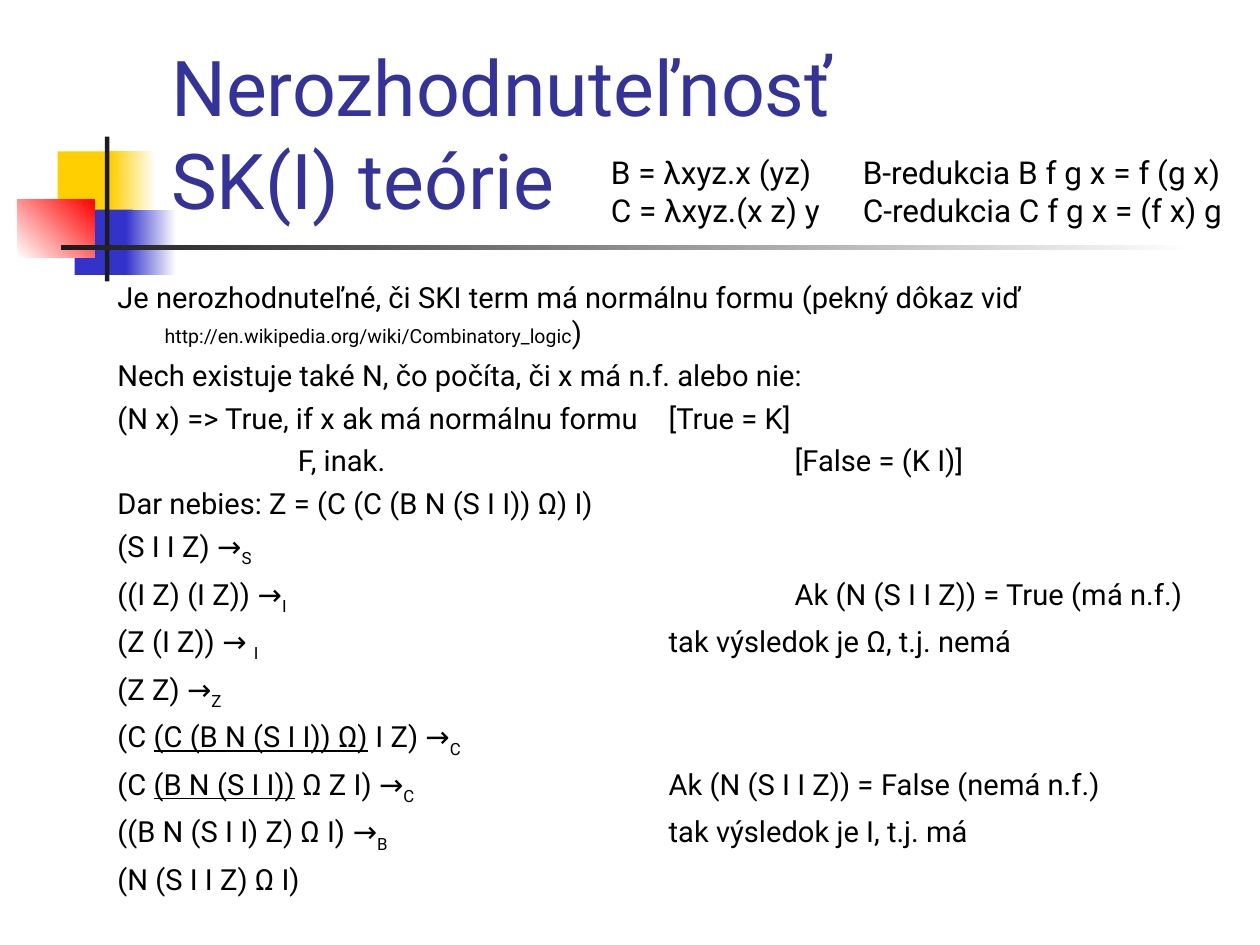
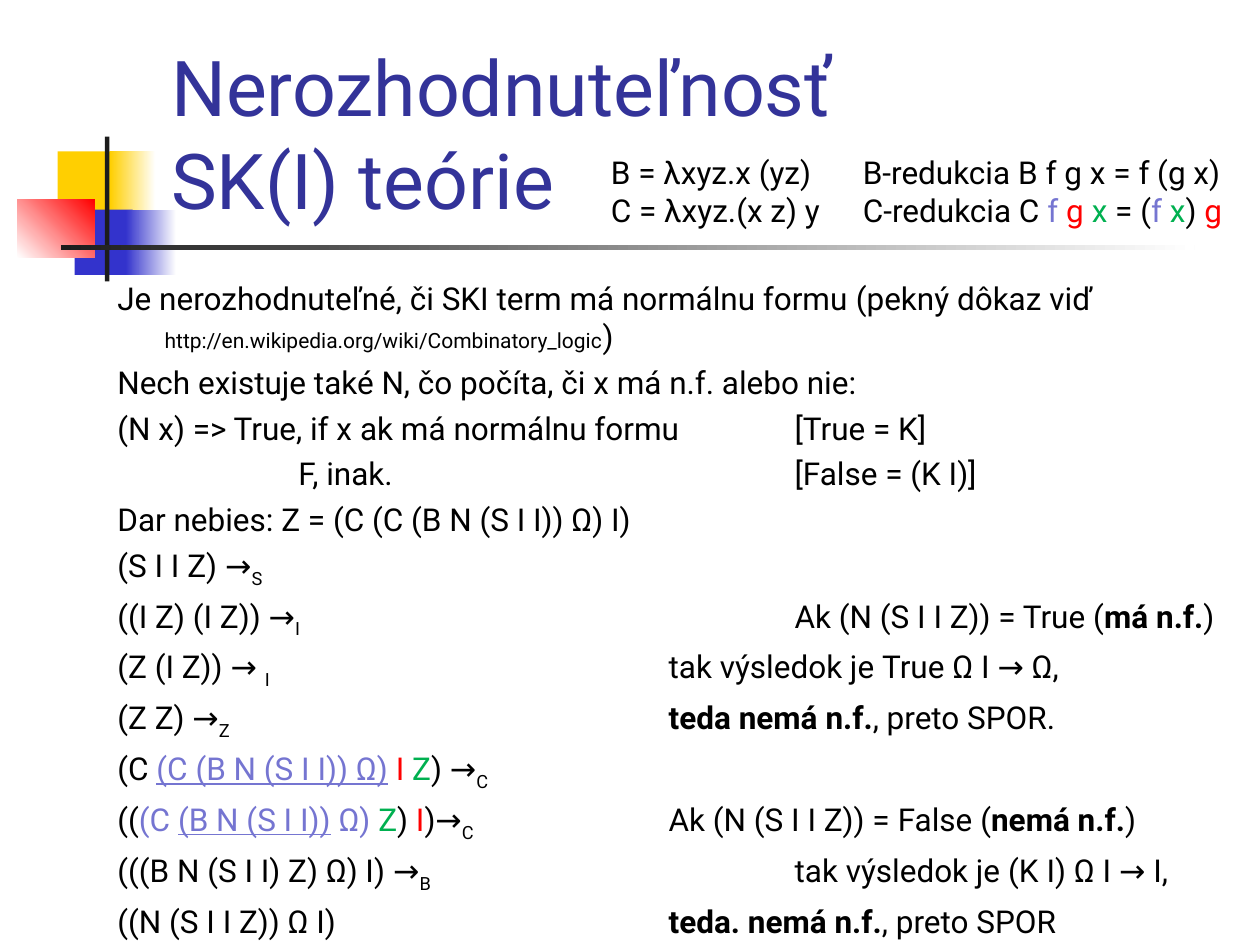
Before and after one commit to Funkcionalne/Prednasky, a slide deck: slide 15 of 07/07_fpro.ppt. Drawn at 1260x945 pixels with LibreOffice and Linux fonts; fonts in the diff are those of the drawing. Boxes give left, top, right and bottom in pixels: in the first picture for what was removed or moved away, otherwise in the second. Text is boxed around its words. In the diff, an @@ line names an element or a change of style, - is before the commit and + after.

```diff
--- a/07/07_fpro.ppt
+++ b/07/07_fpro.ppt
@@ text at (x1=611, y1=197, x2=1222, y2=229): text colour #000000 to #7575D1 in "f (f"; text colour #000000 to #FF0000 in "g g"; text colour #000000 to #00B050 in "x x)" @@
@@ text at (x1=117, y1=285, x2=1214, y2=788): size 16.6 to 18 pt in "Je nerozhodnuteľné, či SKI term má normálnu ...", "Nech existuje také N, čo počíta, či ...", "(N x) => True, if x ak ...", "F, inak. [False = (K I)]" and 4 more places; size 11.1 to 12 pt in "http://en.wikipedia.org/wiki/Combinatory_logic)"; bold on in "(má n.f.)"; text colour #000000 to #7575D1 in "(C (B N (S I I)) Ω)"; text colour #000000 to #FF0000 in "I"; text colour #000000 to #00B050 in "Z)" @@
@@ text at (x1=117, y1=653, x2=1055, y2=737): text changed; size 16.6 to 18 pt @@
-(Z (I Z)) → I tak výsledok je Ω, t.j. nemá
-(Z Z) →Z
+(Z (I Z)) → I tak výsledok je True Ω I → Ω,
+(Z Z) →Z teda nemá n.f., preto SPOR.
@@ text at (x1=117, y1=806, x2=1168, y2=940): text changed; size 16.6 to 18 pt @@
-(C (B N (S I I)) Ω Z I) →C Ak (N (S I I Z)) = False (nemá n.f.)
-((B N (S I I) Z) Ω I) →B tak výsledok je I, t.j. má
-(N (S I I Z) Ω I)
+(((C (B N (S I I)) Ω) Z) I)→C Ak (N (S I I Z)) = False (nemá n.f.)
+(((B N (S I I) Z) Ω) I) →B tak výsledok je (K I) Ω I → I,
+((N (S I I Z)) Ω I) teda. nemá n.f., preto SPOR
```
Also in this commit, not shown: 1 other file.
